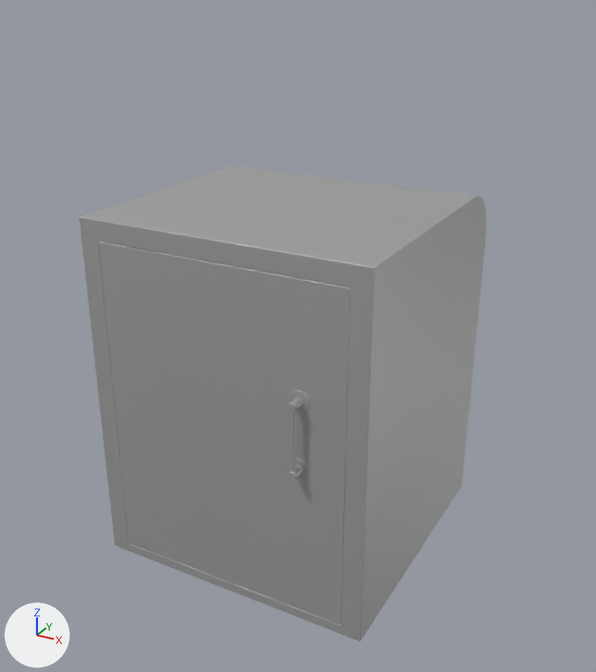
What one commit did to the Blender file Design.blend.
Rendered twice from a camera (50 mm lens) standing at (2.6, -4.72, 2.88) and looking at (0.04, -0.07, 0.56). The axes (+X, +Y, +Z) are drawn at lower left. The lights are the same throughout. The same objects are shown in both versions, whatever each file hides.
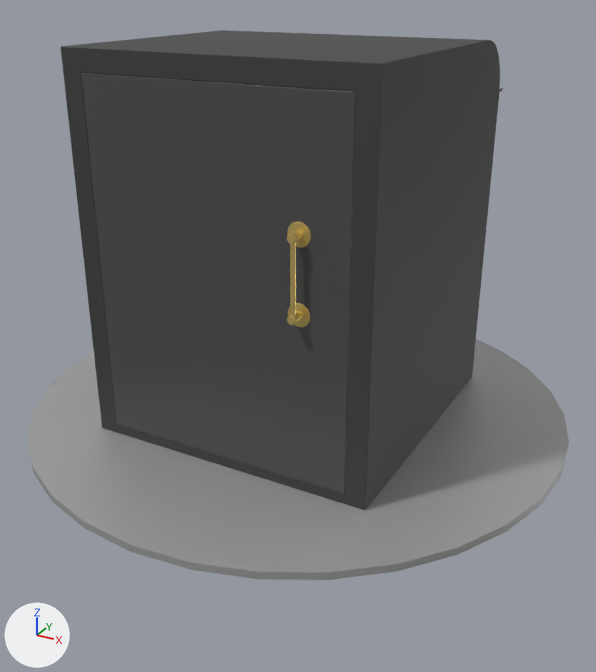
Diff of the bpy script that builds the scene:
```diff
--- a/Design.blend.py
+++ b/Design.blend.py
@@ mat_material_004 @@
+mat_material_004 = principled_material('Material.004')
+mat_material_004.base_color = (0.8, 0.603, 0.195)  # yellow #e7cc7a
+mat_material_004.metallic = 0.738
+mat_material_004.roughness = 0.357
+mat_material_004.specular_ior_level = 0.536
@@ mat_material_003 @@
+mat_material_003 = principled_material('Material.003')
+mat_material_003.base_color = (0.0871, 0.0871, 0.0871)  # dark grey #535353
+mat_material_003.metallic = 0.179
+mat_material_003.roughness = 0.417
+mat_material_003.specular_ior_level = 0.369
@@ mat_material_002 @@
+mat_material_002 = principled_material('Material.002')
+mat_material_002.base_color = (0.429, 0.112, 0.662)  # purple #af5ed5
+mat_material_002.metallic = 0.56
+mat_material_002.roughness = 0.298
@@ mat_material_001 @@
+mat_material_001 = principled_material('Material.001')
+mat_material_001.base_color = (0.07, 0.07, 0.07)  # dark grey #4b4b4b
+mat_material_001.metallic = 0.381
+mat_material_001.roughness = 0.583
+mat_material_001.specular_ior_level = 0.429
@@ mat_material_005 @@
+mat_material_005 = principled_material('Material.005')
+mat_material_005.base_color = (0.128, 0.0592, 0.0708)  # brown #64454b
+mat_material_005.metallic = 0.357
+mat_material_005.roughness = 0.345
+mat_material_005.specular_ior_level = 0.417
@@ me_cube_001 @@
 me_cube_001.from_pydata(...)  # 1776 vertices, 1640 faces; spans x -1.0..1.0, y -1.0..1.11, z -1.0..1.5
 # used by ob_full_version; location = (0.0, 0.0, 0.0)
+# me_cube_001 part 1: 1529 of the faces centred in x -1.0..1.0, y -1.0..1.11, z -1.0..1.5 switch from mat_material (grey #bababa) to mat_material_001 (dark grey #4b4b4b)
+me_cube_001.materials.append(mat_material_002)  # purple #af5ed5
+me_cube_001.materials.append(mat_material_005)  # brown #64454b
@@ me_cube_002 @@
 me_cube_002.from_pydata(...)  # 56 vertices, 54 faces; spans x -0.86..0.86, y -1.0..-0.99, z -0.93..1.36
-me_cube_002.materials.append(mat_material)  # grey #bababa
+me_cube_002.materials.append(mat_material_003)  # dark grey #535353
@@ me_cylinder_003 @@
 me_cylinder_003.from_pydata(...)  # 472 vertices, 368 faces; spans x -1.0..1.0, y -7.42..1.0, z -1.0..-0.11
-me_cylinder_003.materials.append(mat_material)  # grey #bababa
+me_cylinder_003.materials.append(mat_material_004)  # yellow #e7cc7a
@@ me_circle @@
+me_circle.from_pydata(...)  # a 32-sided cylinder along z spanning x -1.0..1.0, y -1.0..1.0, z -0.05..0.0
+me_circle.polygons.foreach_set('use_smooth', [True] * 34)
+me_circle.materials.append(mat_material)  # grey #bababa
@@ ob_full_version @@
 ob_full_version = bpy.data.objects.new('full version', me_cube_001)
-ob_full_version.location = (0.0, 0.0, 0.0)
+ob_full_version.location = (0.0, 0.0, 1.0)
@@ ob_cube_002 @@
 ob_cube_002 = bpy.data.objects.new('Cube.002', me_cube_002)
-ob_cube_002.location = (0.0, 0.0, 0.0)
+ob_cube_002.location = (0.0, 0.0, 1.0)
@@ ob_circle @@
+ob_circle = bpy.data.objects.new('Circle', me_circle)
+ob_circle.location = (0.0, 0.0, 0.0)
+ob_circle.scale = (1.91, 1.91, 1.0)
```

Changed parts and their boxes (x1, y1, x2, y2) in the pictures (596 x 672 px):
'Cube.002', recoloured, moved: before (98, 241, 350, 625); after (81, 73, 356, 493)
'full version', recoloured, moved: before (79, 166, 490, 641); after (61, 30, 504, 510)
'Circle', added: after (27, 339, 569, 580)
'Cylinder', recoloured: (287, 222, 311, 480) in both
part 1 of me_cube_001, recoloured: before (79, 166, 489, 641); after (61, 30, 504, 510)
